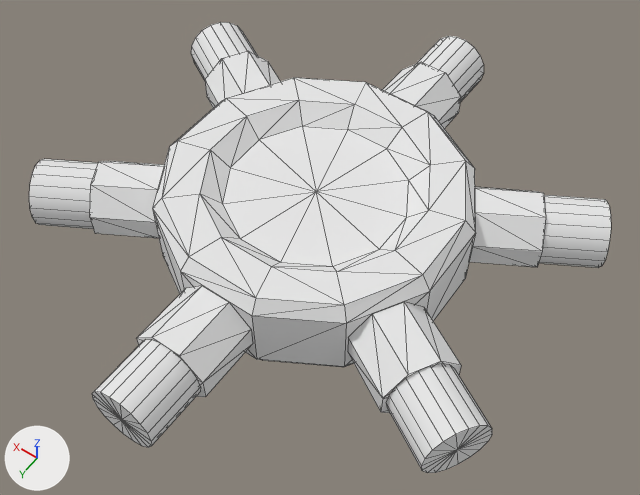
An edit to the FBX model Cloud City/Assets/Hugo/Mesh/Holo_ferme.fbx, drawn before and after from the same camera.
The view is the same before and after, from a camera (50 mm lens) standing at (-4.68, 6.46, 9.62) and looking at (-0.09, 0.04, -0.47). Arrows for +X, +Y and +Z are at lower left; the lights stay in place. Mesh edges are drawn as thin lines. Where no turn or scale is listed for an object, it has been applied to the vertices.

Names of what the first picture shows: 'Connexion', 'Connexion.001', 'Connexion.002', 'Connexion.003', 'Connexion.004', 'Connexion.005', 'Holo_ferme'.
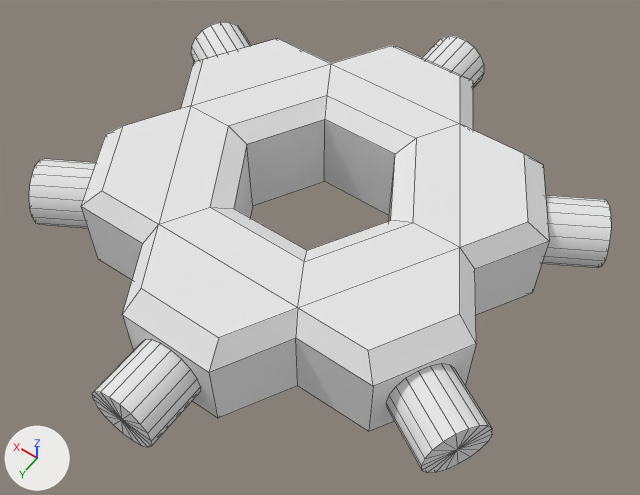
Edits to the bpy script that builds the scene:
```text
Change me_mesh_005:
    used by ob_holo_ferme; location = (0.0, 0.0, 0.21)
    remove me_mesh_005.from_pydata(...)  # 170 vertices, 276 faces; spans x -2.9..2.9, y -3.04..3.04, z -0.77..0.68
    add me_mesh_005.from_pydata(...)  # 126 vertices, 96 faces; spans x -2.97..2.97, y -3.04..3.04, z -2.06..0.82
    me_mesh_005 part 1: the loose piece of 74 vertices spanning x -2.12..2.12, y -2.12..2.12, z -0.77..0.68 is rebuilt with 96 vertices and now spans x -2.97..2.97, y -3.04..3.04, z -0.82..0.82
    me_mesh_005 part 2: 6 loose pieces with 96 vertices, spanning x -2.9..2.9, y -3.04..3.04, z -0.49..0.49, are deleted
```

Location of each change, (x1, y1, x2, y2) in pixels of the pictures (640 x 495 px):
'Holo_ferme', reshaped (9% taller)
    before: (90, 51, 546, 413)
    after: (81, 38, 549, 431)
part 1 of me_mesh_005, rebuilt (44% wider, 36% taller)
    before: (152, 78, 476, 367)
    after: (81, 38, 549, 431)
part 2 of me_mesh_005, deleted
    before: (90, 51, 546, 413)
